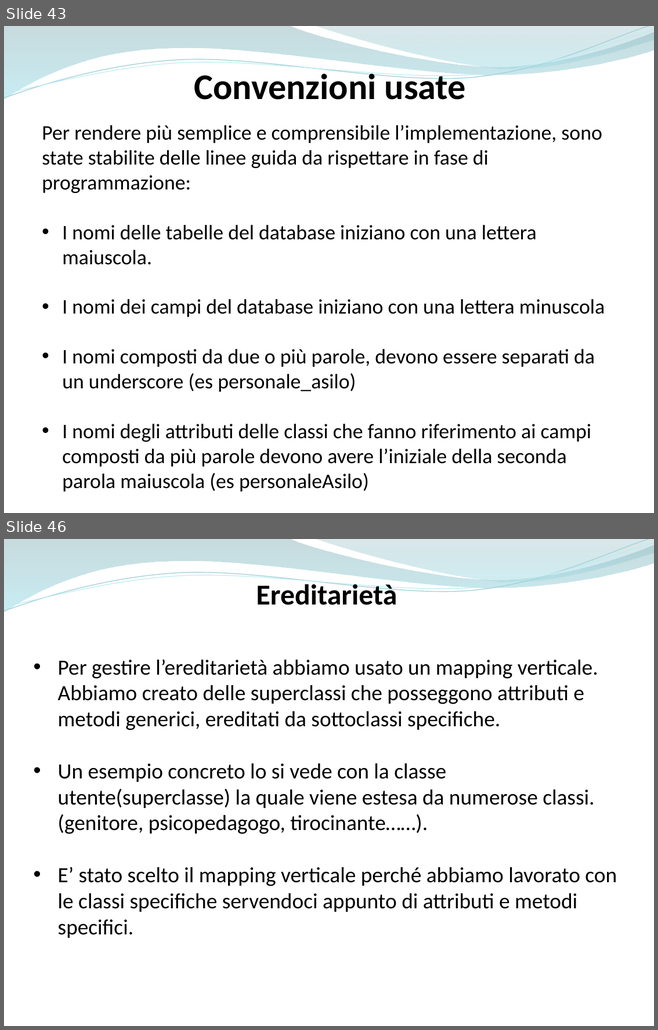
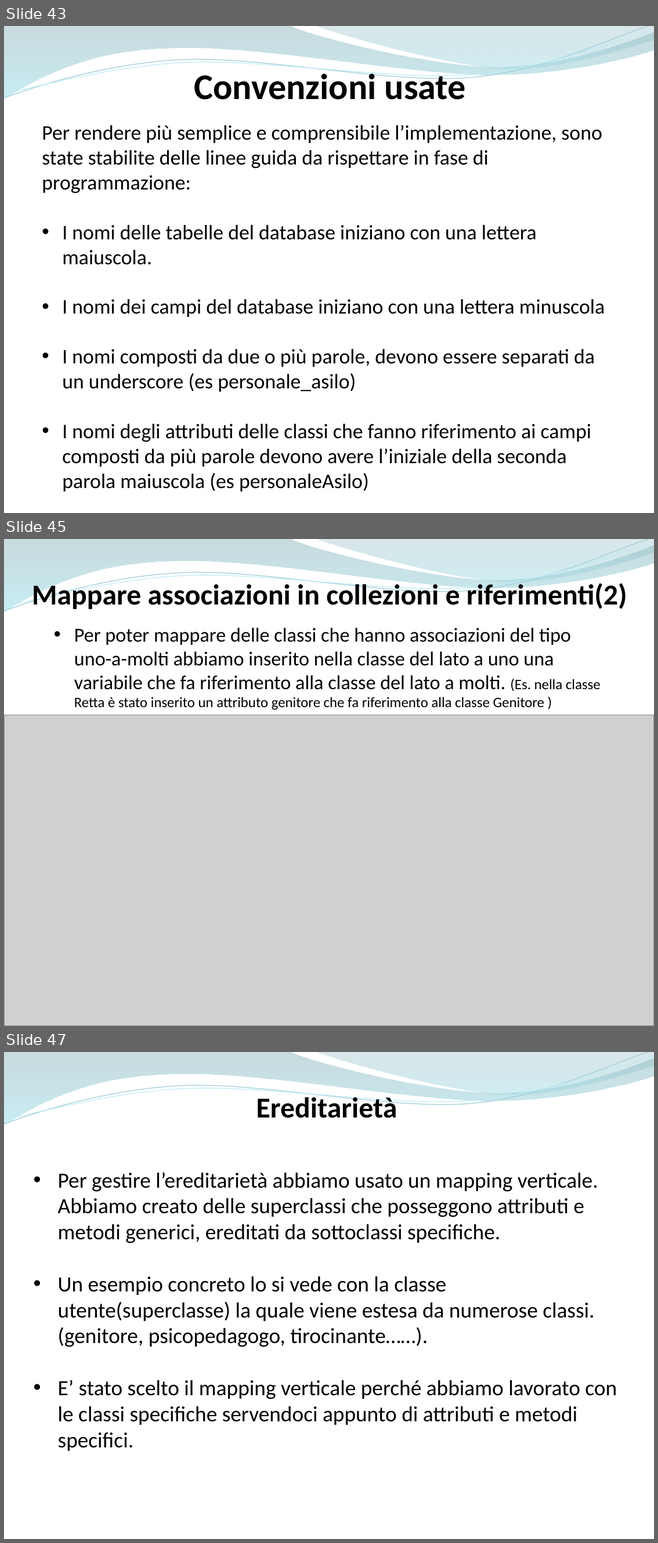
Before and after one commit to ammirate/at-silo, a slide deck: Presentazione/Atsilo2/[BOZZA] Atsilo_M_PresentazioneFinale.pptx. Shown one above the other, each under a label of ours: slides 43 and 46 before the commit, slides 43, 45 and 47 after it; the slides between them are not shown. The pictures are 658x1030 and 658x1543 pixels, drawn with LibreOffice and Linux fonts; fonts in the diff are those of the drawing; grey boxes stand for pictures. Boxes give left, top, right and bottom in pixels: in the first picture for what was removed or moved away, otherwise in the second. Text is boxed around its words. In the diff, an @@ line names an element or a change of style, - is before the commit and + after.

```diff
--- a/Presentazione/Atsilo2/[BOZZA] Atsilo_M_PresentazioneFinale.pptx
+++ b/Presentazione/Atsilo2/[BOZZA] Atsilo_M_PresentazioneFinale.pptx
@@ slide 45 added at [4,539,654,1026], background #FFFFFF; not listed: 4 template elements that a slide beside it also shows @@
@@ text added at [32,581,627,609], 32 pt, text #000000, bold @@
+Mappare associazioni in collezioni e riferimenti(2)
@@ text added at [74,628,600,710], 22 pt, text #000000 @@
+• Per poter mappare delle classi che hanno associazioni del tipo uno-a-molti abbiamo inserito nella classe del lato a uno una variabile che fa riferimento alla classe del lato a molti. (Es. nella classe Retta è stato inserito un attributo genitore che fa riferimento alla classe Genitore )
@@ picture added at [4,715,654,1026] @@
@@ what was slide 46 is now slide 47 @@
```
Also in this commit, not shown: 2 slides changed.
